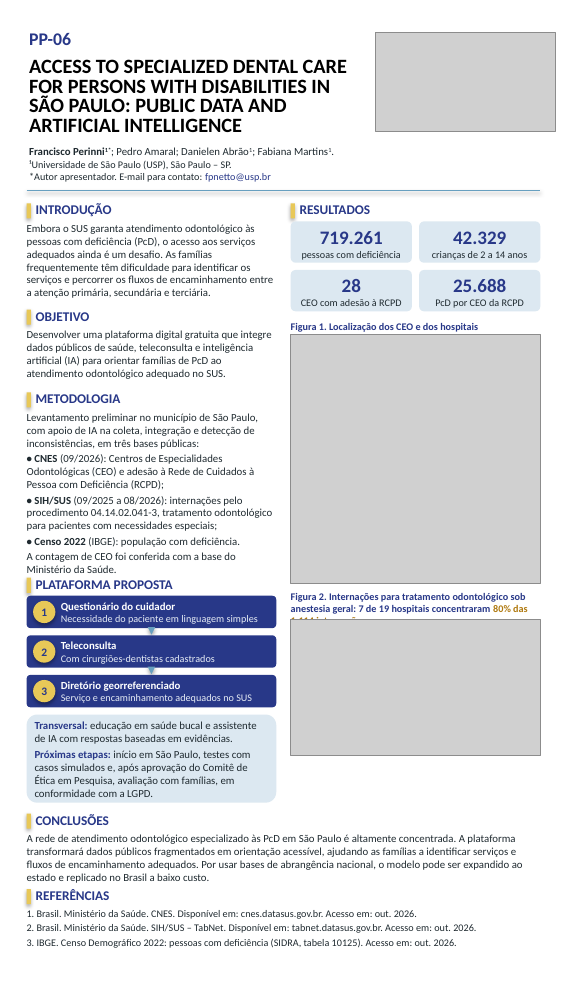
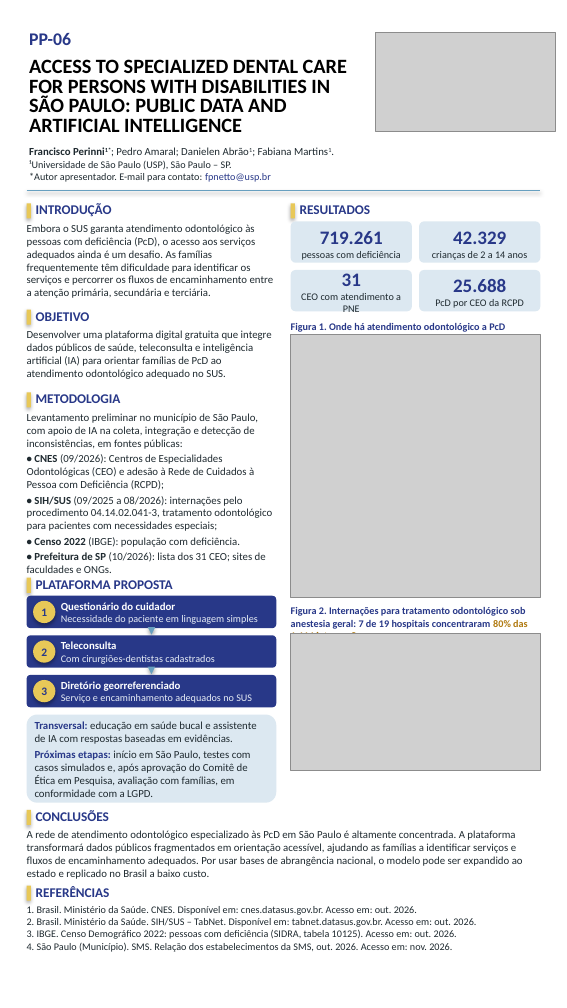
Before and after one commit to pedrocobron-ops/OPNE-dados-p-blicos-do-SUS-e-intelig-ncia-artificial, a slide deck: slide 1 of poster/PP-06_JoCAPE_2026.pptx. Drawn at 567x1008 pixels with LibreOffice and Linux fonts; fonts in the diff are those of the drawing; grey boxes stand for pictures; background and template pictures are left out. Boxes give left, top, right and bottom in pixels: in the first picture for what was removed or moved away, otherwise in the second. Text is boxed around its words. In the diff, an @@ line names an element or a change of style, - is before the commit and + after.

```diff
--- a/poster/PP-06_JoCAPE_2026.pptx
+++ b/poster/PP-06_JoCAPE_2026.pptx
@@ text at box(301, 273, 401, 312): text changed @@
-28
-CEO com adesão à RCPD
+31
+CEO com atendimento a PNE
@@ text at box(291, 323, 505, 332): text changed @@
-Figura 1. Localização dos CEO e dos hospitais
+Figura 1. Onde há atendimento odontológico a PcD
@@ picture: place and size @@
-picture at box(291, 335, 540, 583)
+picture at box(291, 335, 540, 597)
@@ text at box(27, 413, 258, 449): text changed @@
-Levantamento preliminar no município de São Paulo, com apoio de IA na coleta, integração e detecção de inconsistências, em três bases públicas:
+Levantamento preliminar no município de São Paulo, com apoio de IA na coleta, integração e detecção de inconsistências, em fontes públicas:
@@ text at box(27, 552, 266, 573): text changed @@
-A contagem de CEO foi conferida com a base do Ministério da Saúde.
+• Prefeitura de SP (10/2026): lista dos 31 CEO; sites de faculdades e ONGs.
@@ text "Figura 2. Internações para tratamento ...": place and size @@
-text "Figura 2. Internações para tratamento ..." at box(291, 593, 528, 620)
+text "Figura 2. Internações para tratamento ..." at box(291, 607, 528, 634)
@@ picture: place and size @@
-picture at box(291, 619, 540, 756)
+picture at box(291, 634, 540, 771)
@@ text "CONCLUSÕES": place and size @@
-text "CONCLUSÕES" at box(36, 814, 109, 825)
+text "CONCLUSÕES" at box(36, 810, 109, 821)
@@ text "A rede de atendimento odontológico ...": place and size @@
-text "A rede de atendimento odontológico ..." at box(27, 834, 523, 883)
+text "A rede de atendimento odontológico ..." at box(27, 830, 523, 879)
@@ rectangle: place and size @@
-rectangle at box(27, 814, 31, 829)
+rectangle at box(27, 810, 31, 826)
@@ text at box(27, 906, 476, 939): less space between paragraphs @@
@@ text at box(27, 942, 452, 952): paragraph added @@
+4. São Paulo (Município). SMS. Relação dos estabelecimentos da SMS, out. 2026. Acesso em: nov. 2026.
```
Also in this commit, not shown: 12 other files.
